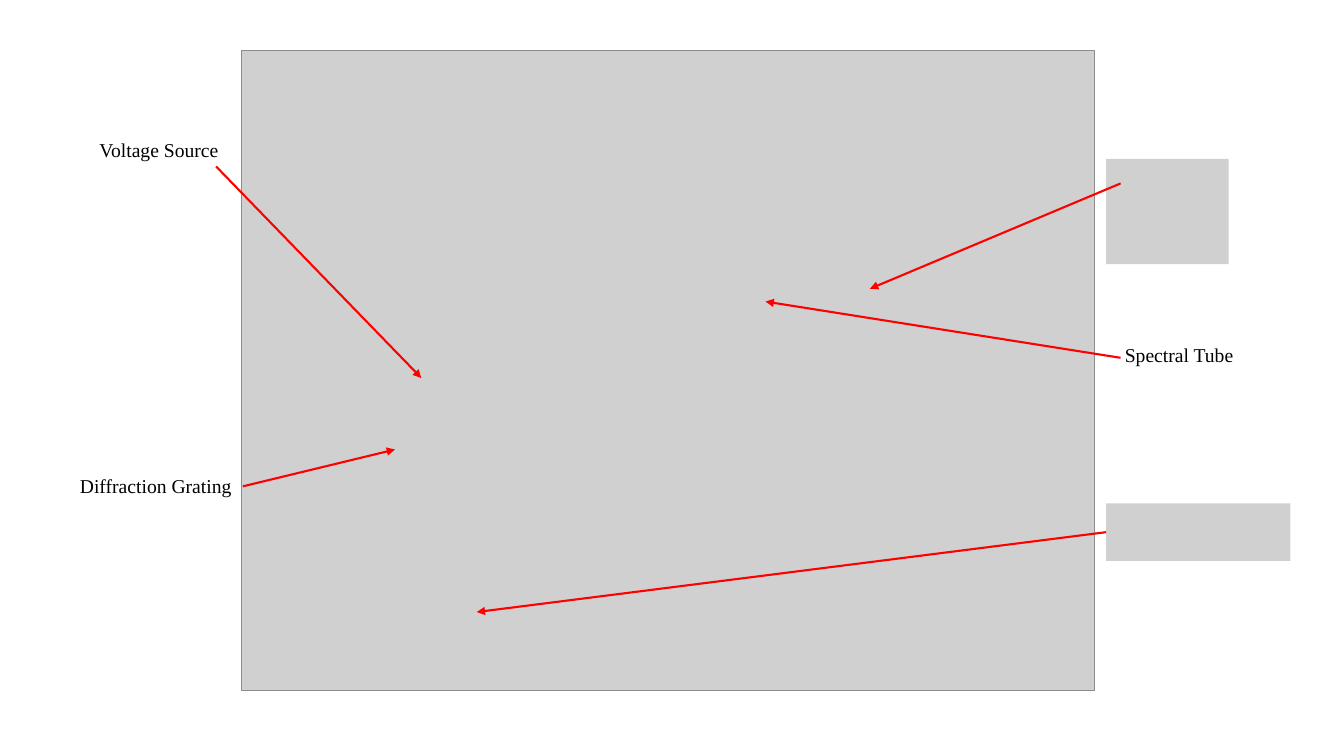
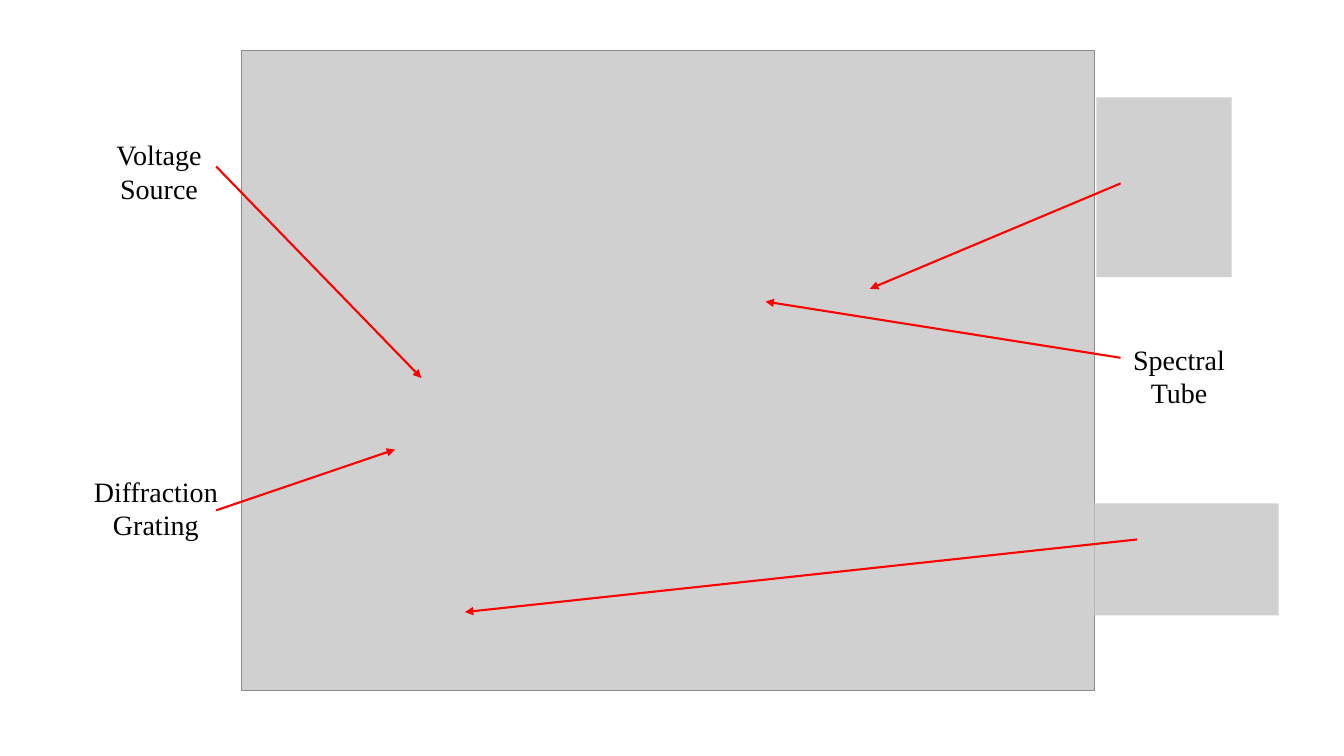
Before and after one commit to drummerevans/Uni_Work, a slide deck: slide 1 of PHY2026/Experiment_2/Final_Report/atom_setup.pptx. Drawn at 1344x756 pixels with LibreOffice and Linux fonts; fonts in the diff are those of the drawing; grey boxes stand for pictures. Boxes give left, top, right and bottom in pixels: in the first picture for what was removed or moved away, otherwise in the second. Text is boxed around its words. In the diff, an @@ line names an element or a change of style, - is before the commit and + after.

```diff
--- a/PHY2026/Experiment_2/Final_Report/atom_setup.pptx
+++ b/PHY2026/Experiment_2/Final_Report/atom_setup.pptx
@@ picture resized from (x1=1106, y1=159, x2=1229, y2=264) to (x1=1097, y1=98, x2=1232, y2=277) @@
@@ size 14 to 20 pt in 3 elements at (x1=94, y1=482, x2=218, y2=541), (x1=116, y1=145, x2=201, y2=200), (x1=1133, y1=350, x2=1225, y2=404) @@
@@ arrow moved from (243, 487) - (395, 450) to (216, 510) - (395, 450) @@
@@ picture resized from (x1=1106, y1=503, x2=1291, y2=561) to (x1=1095, y1=503, x2=1279, y2=615) @@
@@ arrow moved from (1106, 532) - (477, 612) to (1137, 539) - (465, 612) @@
```
Also in this commit, not shown: 13 other files.
